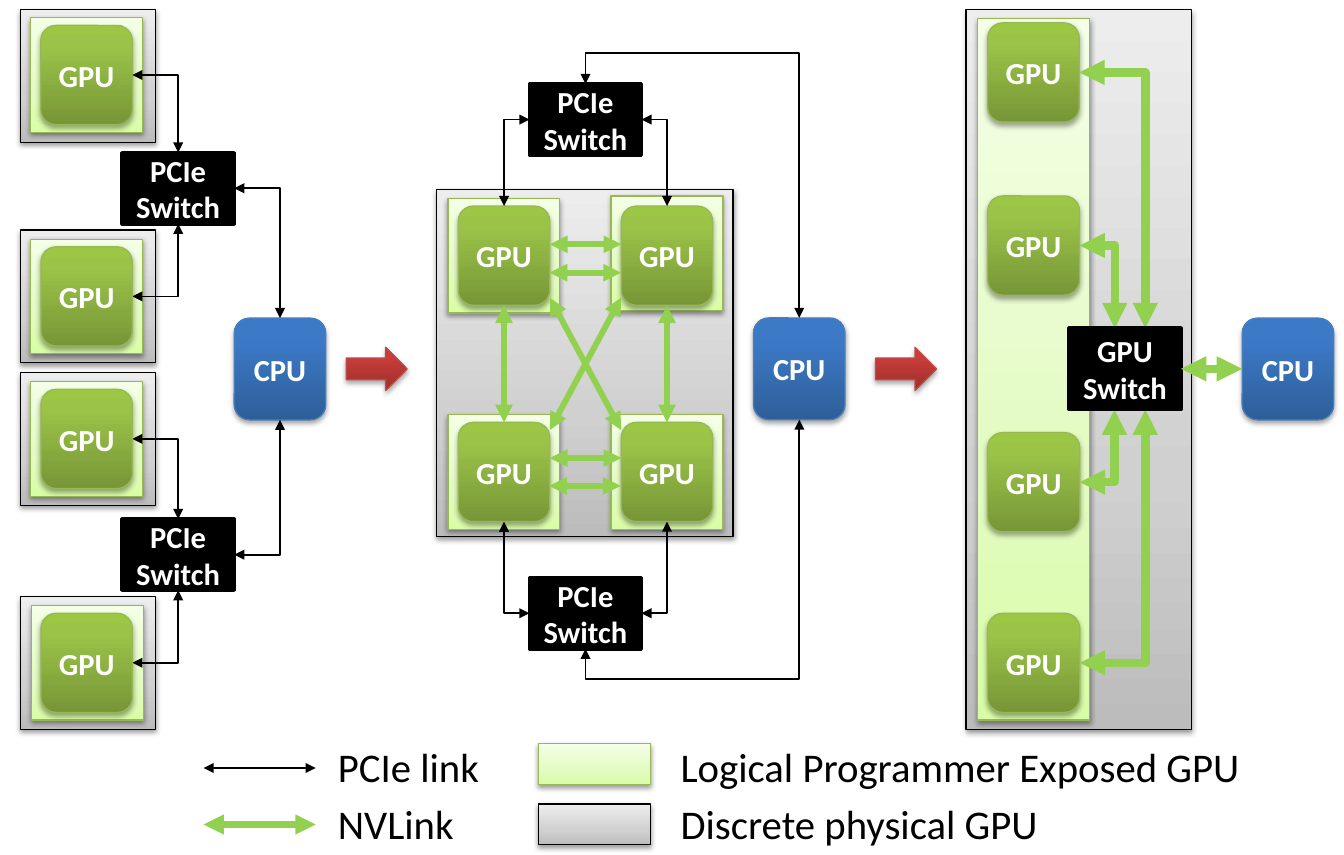
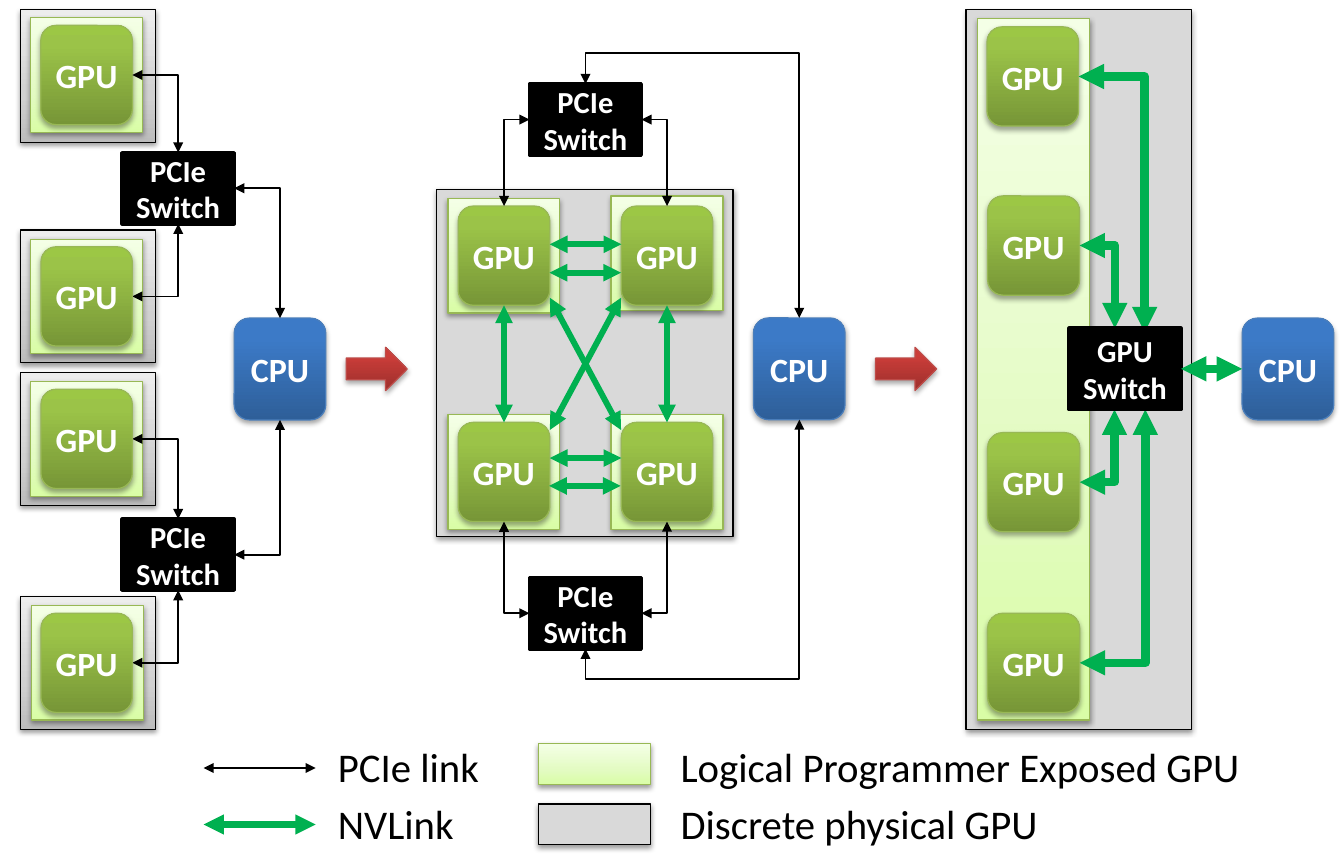
Before and after one commit to dnellans/2017-MICRO, a slide deck: slide 1 of figures/inter_gpu_connections.pptx. Drawn at 1344x855 pixels with LibreOffice and Linux fonts; fonts in the diff are those of the drawing. Boxes give left, top, right and bottom in pixels: in the first picture for what was removed or moved away, otherwise in the second. Text is boxed around its words. In the diff, an @@ line names an element or a change of style, - is before the commit and + after.

```diff
--- a/figures/inter_gpu_connections.pptx
+++ b/figures/inter_gpu_connections.pptx
@@ size 18 to 20 pt in 15 elements at [40, 26, 132, 125], [235, 318, 326, 419], [42, 247, 133, 346], [42, 390, 133, 489], [42, 613, 133, 712], [458, 206, 550, 305], [622, 206, 714, 305], [458, 423, 550, 522], [622, 423, 714, 522], [754, 318, 845, 419], [1243, 318, 1334, 419], [987, 195, 1079, 294], [987, 433, 1079, 531], [987, 613, 1079, 712], [987, 27, 1079, 126] @@
@@ rounded rectangle "GPU": place and size @@
-rounded rectangle "GPU" at [987, 23, 1079, 122]
+rounded rectangle "GPU" at [987, 27, 1079, 126]
@@ elbow double arrow moved from (1079, 72) - (1145, 329) to (1079, 77) - (1145, 332) @@
@@ elbow double arrow (1079, 77) - (1145, 332): stroke #92D050 5 pt to #00B050 5 pt @@
@@ double arrow (550, 244) - (622, 244): stroke #92D050 3.5 pt to #00B050 3.5 pt @@
@@ elbow double arrow (1080, 246) - (1114, 329): stroke #92D050 5 pt to #00B050 5 pt @@
@@ double arrow (550, 298) - (621, 430): stroke #92D050 3.5 pt to #00B050 3.5 pt @@
@@ double arrow (621, 298) - (550, 430): stroke #92D050 3.5 pt to #00B050 3.5 pt @@
@@ double arrow (550, 272) - (621, 272): stroke #92D050 3.5 pt to #00B050 3.5 pt @@
@@ double arrow (503, 305) - (503, 423): stroke #92D050 3.5 pt to #00B050 3.5 pt @@
@@ double arrow (667, 305) - (667, 423): stroke #92D050 3.5 pt to #00B050 3.5 pt @@
@@ elbow double arrow (1181, 369) - (1243, 369): stroke #92D050 5 pt to #00B050 5 pt @@
@@ elbow double arrow (1114, 409) - (1080, 483): stroke #92D050 5 pt to #00B050 5 pt @@
@@ elbow double arrow (1145, 409) - (1080, 663): stroke #92D050 5 pt to #00B050 5 pt @@
@@ double arrow (550, 458) - (622, 458): stroke #92D050 3.5 pt to #00B050 3.5 pt @@
@@ double arrow (549, 486) - (621, 486): stroke #92D050 3.5 pt to #00B050 3.5 pt @@
@@ fill gradient #BDBDBD to #D1D1D1 to #EEEEEE to #D9D9D9 in 3 elements at [966, 10, 1191, 729], [436, 189, 733, 536], [539, 804, 651, 844] @@
@@ double arrow (204, 825) - (315, 825): stroke #92D050 4 pt to #00B050 4 pt @@
```
Also in this commit, not shown: 15 other files.
